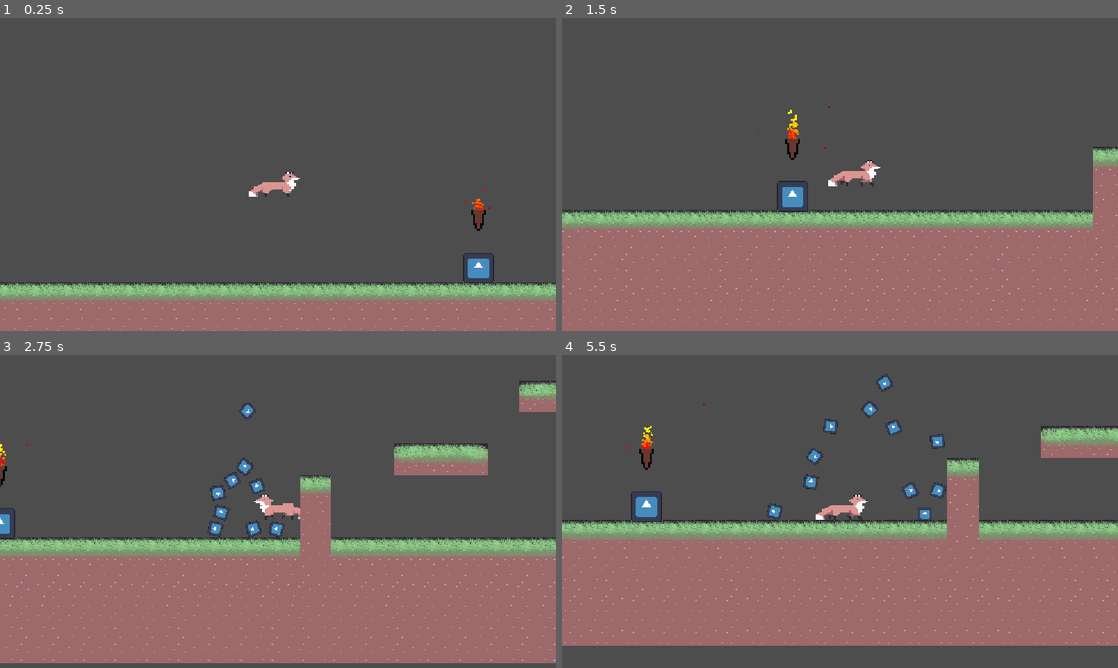
Above: before the commit, frames 1-4 (two rows, left to right).
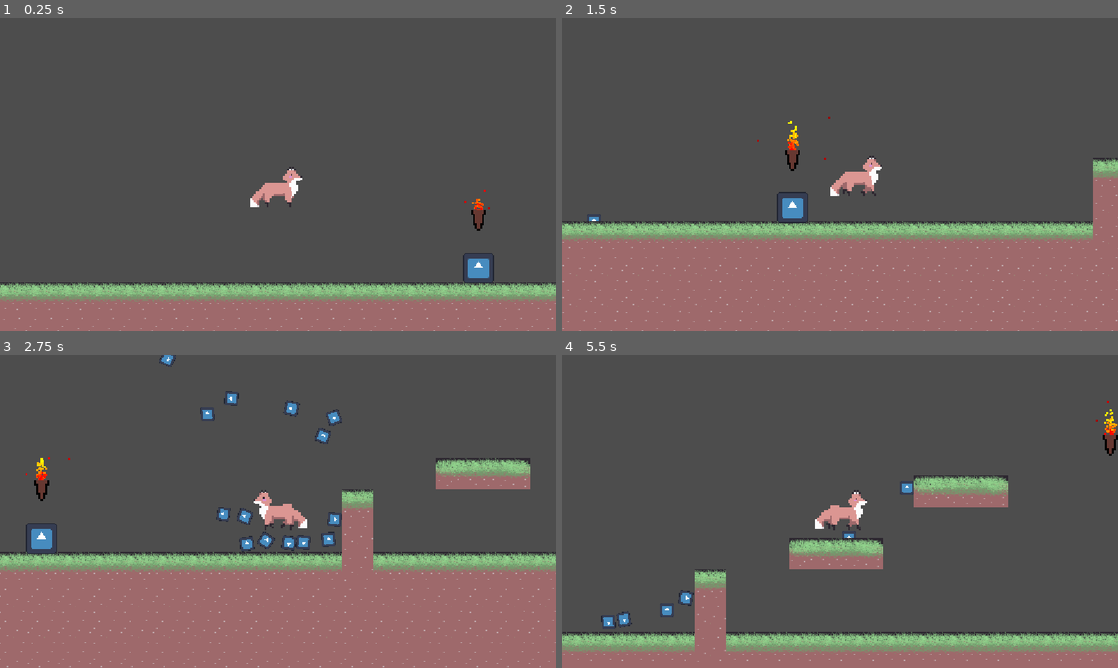
Above: after the commit, the same moments.

Repository: skueee/jame-gam-26
Game: Godot game, scene res://main.tscn
Two runs of this game, one before a commit and one after it. Both use one fixed random seed, a clock stepped at 60 frames per second and the inputs below. The engine's default icon, where the game draws it, is replaced by a stand-in: a white triangle on a blue panel in a dark square.
Inputs (mouse positions are in pixels of both pictures, inside the frame that each line leads up to):
- Up to frame 1 (0.25 s): no input
- Up to frame 2 (1.5 s): tap Enter at 0.5 s; move the mouse to (962, 158) at 0.52 s; hold Right (right) from 0.53 s (still down); tap Shift (bridge) at 0.6 s; click (962, 158) at 0.67 s; tap Up (up) at 0.77 s; move the mouse to (728, 190) at 1.27 s; tap Space (continue) at 1.35 s
- Up to frame 3 (2.75 s): tap Up (up) at 1.52 s; move the mouse to (333, 442) at 2.02 s; release Right (right) at 2.03 s; hold Left (left) from 2.03 s (still down); tap Down (shield) at 2.1 s
- Up to frame 4 (5.5 s): move the mouse to (812, 574) at 2.77 s; release Left (left) at 2.78 s; hold Right (right) 2.78-4.28 s; tap Q (throw) at 2.85 s; click (812, 574) at 2.92 s; tap Up (up) at 3.02, 3.77, 4.52 s; move the mouse to (1006, 558) at 3.52 s; tap Alt at 3.6 s; move the mouse to (673, 464) at 4.27 s; hold Left (left) 4.28-5.03 s; tap Shift (bridge) at 4.35 s; move the mouse to (867, 511) at 5.02 s; hold Right (right) from 5.03 s (still down); tap Space (continue) at 5.1 s; click (867, 511) at 5.17 s

The runs differ from the first frame. In frame 1, 0.4% of the frame differs, in the area x 44-55%, y 47-61%; in frame 2, 10%; in frame 3, 19%; in frame 4, 50%, in the area x 0-100%, y 6-100%.

Commit message:
Fix fox size

Diff:
--- a/player.tscn
+++ b/player.tscn
@@ -66,7 +66,7 @@
 }]
 
 [sub_resource type="RectangleShape2D" id="RectangleShape2D_ukc20"]
-size = Vector2(20.75, 9)
+size = Vector2(21.375, 19)
 
 [sub_resource type="Animation" id="Animation_onrkg"]
 length = 0.001
@@ -191,13 +191,14 @@
 position_smoothing_speed = 20.0
 
 [node name="Sprite2D" type="AnimatedSprite2D" parent="." unique_id=1202860240]
-position = Vector2(-5.9604645e-08, 24)
-scale = Vector2(0.23877497, 0.15031628)
+position = Vector2(1.1920929e-07, 3.8146973e-06)
+scale = Vector2(0.239, 0.239)
 sprite_frames = SubResource("SpriteFrames_4flbx")
 autoplay = "default"
-offset = Vector2(-2.670288e-05, -185.77368)
+offset = Vector2(4.1840725, -14.225571)
 
 [node name="CollisionShape2D" type="CollisionShape2D" parent="." unique_id=1750728536]
+position = Vector2(-0.3125, 0.5)
 shape = SubResource("RectangleShape2D_ukc20")
 
 [node name="Timer" type="Timer" parent="." unique_id=1033359897]
